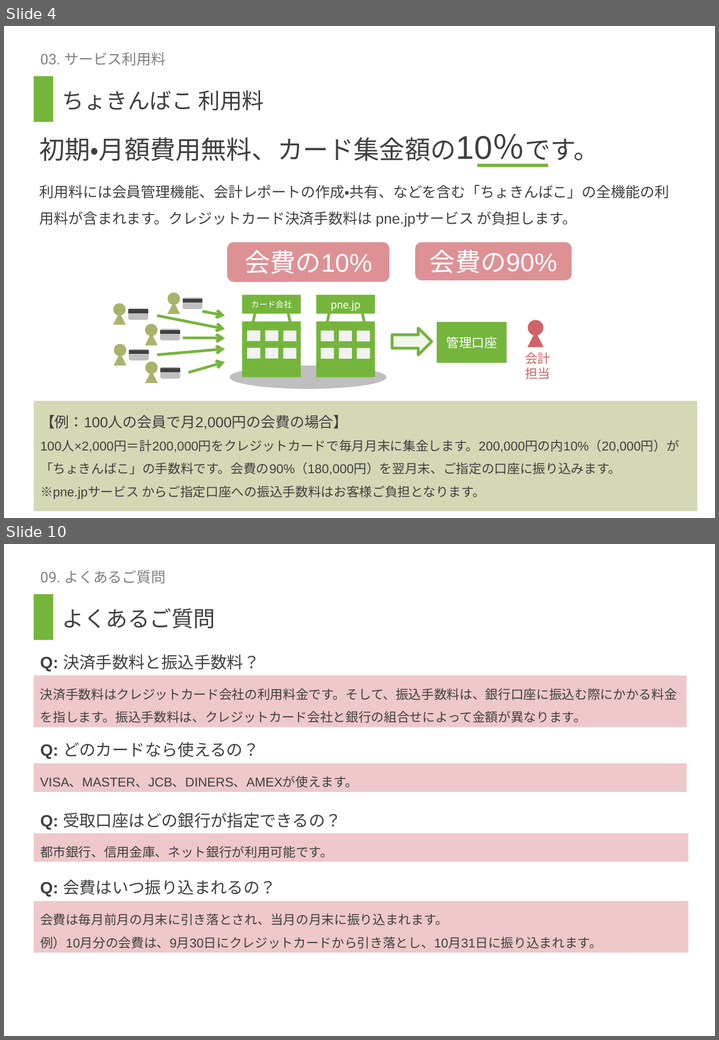
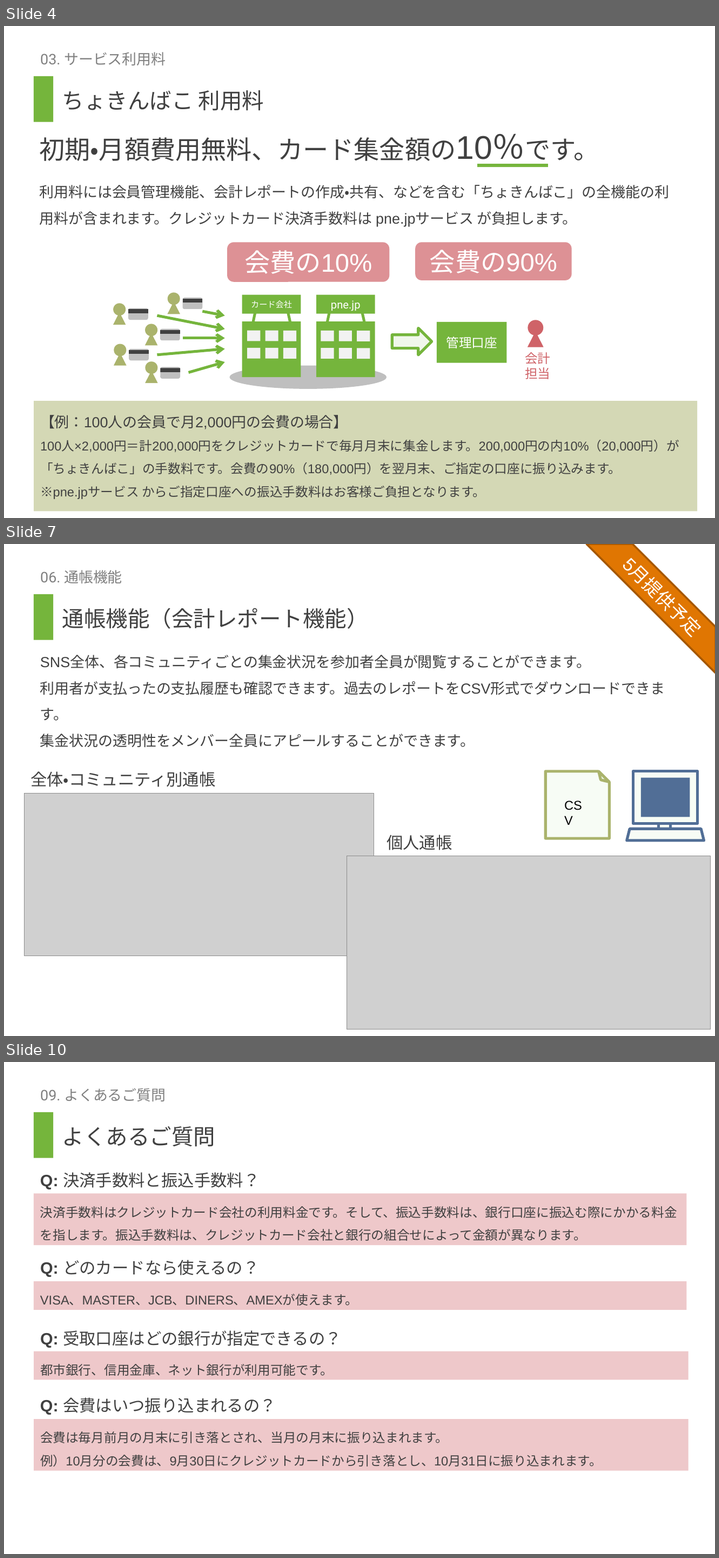
Before and after one commit to nishizoe/PnejpIntroduction, a slide deck: ちょきんばこ紹介_運営者向け.pptx. Shown one above the other, each under a label of ours: slides 4 and 10 before the commit, slides 4, 7 and 10 after it; the slides between them are not shown. The pictures are 719x1040 and 719x1558 pixels, drawn with LibreOffice and Linux fonts; fonts in the diff are those of the drawing; grey boxes stand for pictures. Boxes give left, top, right and bottom in pixels: in the first picture for what was removed or moved away, otherwise in the second. Text is boxed around its words. In the diff, an @@ line names an element or a change of style, - is before the commit and + after.

```diff
--- a/ちょきんばこ紹介_運営者向け.pptx
+++ b/ちょきんばこ紹介_運営者向け.pptx
@@ slide 7 added at (4,544,715,1036), background #FFFFFF; not listed: 1 template element that a slide beside it also shows @@
@@ diag stripe added at (587,544,715,673), fill #E07602, outline #A65701 2 pt @@
@@ text added at (605,544,715,653), 20 pt, text #FFFFFF @@
+5月提供予定
@@ title added at (40,570,122,583), 16 pt, text #808080 @@
+06. 通帳機能
@@ text added at (62,608,368,629), 24 pt, text #404040 @@
+通帳機能（会計レポート機能）
@@ text added at (40,656,664,747), 16 pt, text #404040 @@
+SNS全体、各コミュニティごとの集金状況を参加者全員が閲覧することができます。
+利用者が支払ったの支払履歴も確認できます。過去のレポートをCSV形式でダウンロードできます。
+集金状況の透明性をメンバー全員にアピールすることができます。
@@ text added at (30,771,216,787), 18 pt, text #404040 @@
+全体・コミュニティ別通帳
@@ folded corner added at (545,771,609,838), fill #69C83F at 5% opacity, outline #AAB36C 3 pt @@
@@ picture added at (25,793,374,956) @@
@@ text added at (558,794,596,816), 14 pt, text #000000 @@
+CSV
@@ text added at (386,835,452,850), 18 pt, text #404040 @@
+個人通帳
@@ group added at (627,771,704,840): 3 rectangles, 1 trapezoid @@
@@ picture added at (346,856,710,1029) @@
```
Also in this commit, not shown: 3 slides changed, 1 other slide added, 2 slides removed.
